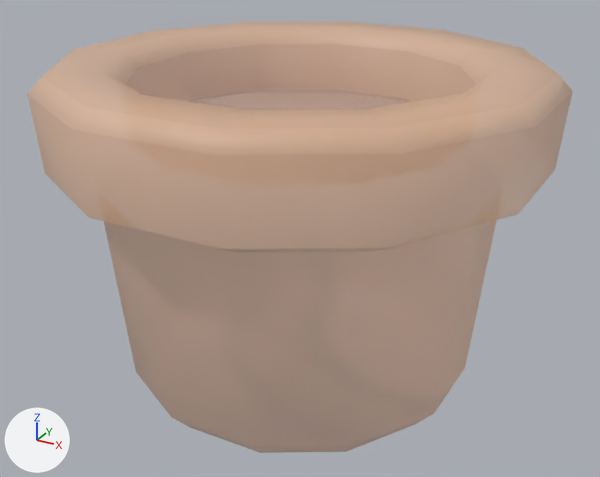
Before and after pictures for a commit that changed the FBX model Assets/Models/Tiny Treats plants/pot_A_medium.fbx.
The view is the same before and after, from a 50 mm lens placed at (0.79, -1.437, 1.038), pointed at (0.005, -0.01, 0.325). The lights are fixed; the arrows at lower left show +X, +Y and +Z. Objects named as collision shapes, trigger or cutter boxes, shadow casters or lower levels of detail are left out. Where no turn or scale is listed for an object, it has been applied to the vertices.

In view in the first picture: 'pot_A_medium'.
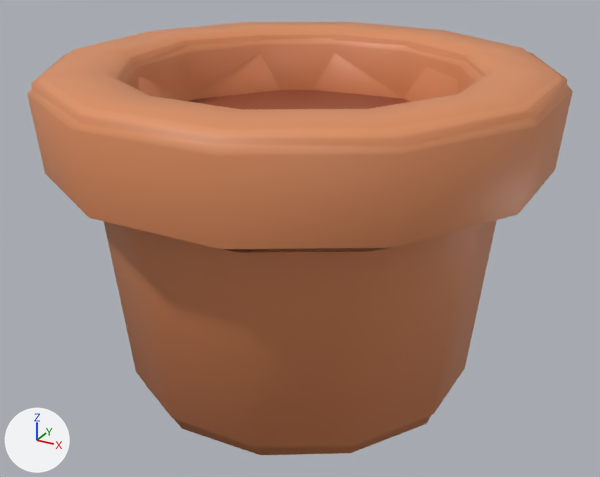
Changed parts and their boxes (x1, y1, x2, y2) in the pictures (600 x 477 px):
'pot_A_medium', surface changed (beige to orange)
    both: (27, 22, 573, 453)
'pot_A_medium_LOD1', added (orange)
    after: (31, 34, 568, 455)

Patch to the scene script:
```diff
--- a/Assets/Models/Tiny Treats plants/pot_A_medium.fbx.py
+++ b/Assets/Models/Tiny Treats plants/pot_A_medium.fbx.py
@@ img_tiny_treats_texture_1_png @@
-img_tiny_treats_texture_1_png = load_image('tiny_treats_texture_1.png', 'tiny_treats_texture_1.png', 1024, 1024, 'Non-Color')
+img_tiny_treats_texture_1_png = load_image('tiny_treats_texture_1.png', 'tiny_treats_texture_1.png', 1024, 1024, 'sRGB')
@@ mat_tiny_treats_1 @@
 n0 = _N.new('ShaderNodeBsdfPrincipled'); n0.name = 'Principled BSDF'
 n2 = _N.new('ShaderNodeTexImage'); n2.name = 'Image Texture'
 n2.image = img_tiny_treats_texture_1_png
-n3 = _N.new('ShaderNodeTexImage'); n3.name = 'Image Texture.001'
-n3.image = img_tiny_treats_texture_1_png
 _L.new(n2.outputs[0], n0.inputs[0])  # 'Color' to 'Base Color'
-_L.new(n3.outputs[0], n0.inputs[4])  # 'Color' to 'Alpha'
 _L.new(n0.outputs[0], n1.inputs[0])  # 'BSDF' to 'Surface'
+_L.new(n2.outputs[1], n0.inputs[4])  # 'Alpha' to 'Alpha'
@@ me_pot_a_medium_001 @@
+me_pot_a_medium_001.from_pydata(...)  # 66 vertices, 75 faces; spans x -0.493..0.492, y -0.493..0.493, z 0.003..0.694
+me_pot_a_medium_001.materials.append(mat_tiny_treats_1)  # picture img_tiny_treats_texture_1_png
@@ ob_pot_a_medium_lod1 @@
+ob_pot_a_medium_lod1 = bpy.data.objects.new('pot_A_medium_LOD1', me_pot_a_medium_001)
+ob_pot_a_medium_lod1.location = (0.0, 0.0, 0.0)
```
